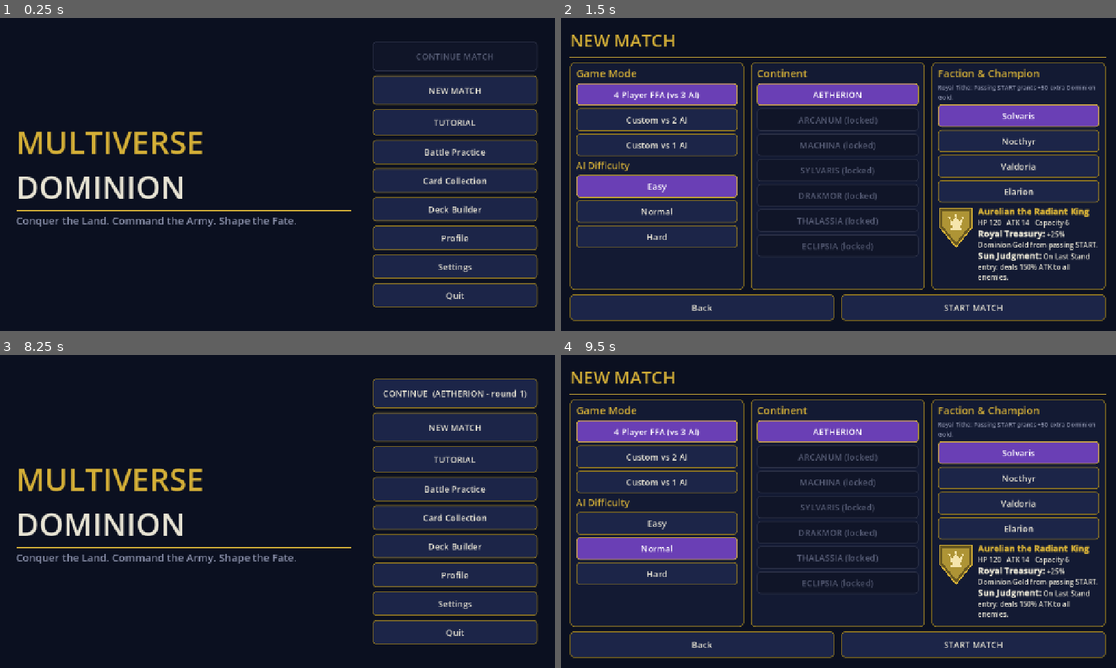
Above: before the commit, frames 1-4 (two rows, left to right).
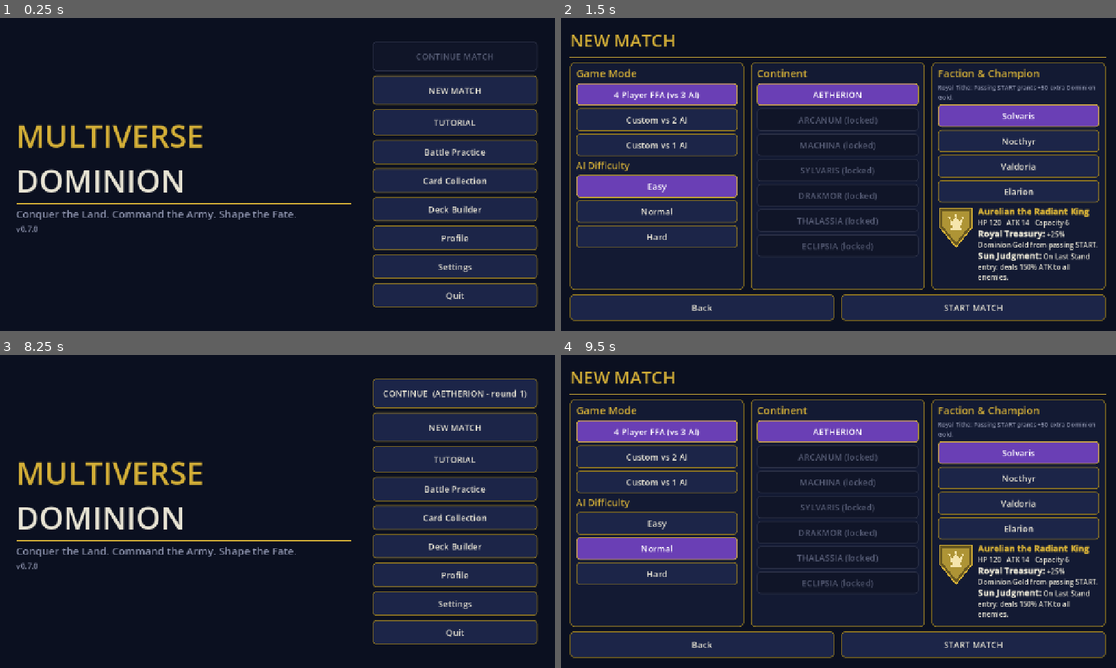
Above: after the commit, the same moments.

Repository: regi4nt/MultiverseDominion
Game: Godot game, scene res://scenes/main_menu/main_menu.tscn
Two runs of this game, one before a commit and one after it. Both use one fixed random seed, a clock stepped at 60 frames per second and the inputs below.
Inputs:
- Up to frame 1 (0.25 s): no input
- Up to frame 2 (1.5 s): click "NEW MATCH" at 0.5 s; click "Easy" at 1.25 s
- Up to frame 3 (8.25 s): click "Easy" at 2 s; click "Normal" at 2.75 s; click "Normal" at 3.5 s; click "START MATCH" at 4.25 s; click "Roll Dice" at 5 s; click "Skip" at 5.75 s; click "End Turn" at 6.5 s; click "Menu" at 7.25 s; click "OK" at 8 s
- Up to frame 4 (9.5 s): click "NEW MATCH" at 8.75 s

The runs differ from the first frame. In frame 1, 4.3% of the frame differs, in the area x 3-64%, y 34-69%; in frame 2, nothing differs; in frame 3, 4.3%; in frame 4, nothing differs.

Commit message:
update

Diff:
--- a/project.godot
+++ b/project.godot
@@ -4,6 +4,7 @@
 [application]
 
 config/name="Multiverse Dominion"
+config/version="0.7.0"
 config/description="Conquer the Land. Command the Army. Shape the Fate."
 run/main_scene="res://scenes/main_menu/main_menu.tscn"
 config/quit_on_go_back=false
--- a/scripts/managers/game_session.gd
+++ b/scripts/managers/game_session.gd
@@ -6,6 +6,7 @@
 var faction_id: String = "solvaris"
 var difficulty: String = "normal"
 var ai_count: int = 3
+var update_checked: bool = false  # the update check runs once per app start
 var resume_match: bool = false  # Main Menu "Continue Match" -> Territory Board loads user://match.json
 
 
--- a/scripts/managers/save_manager.gd
+++ b/scripts/managers/save_manager.gd
@@ -21,7 +21,7 @@
 	return {
 		"version": SAVE_VERSION,
 		"profile": {"name": "Player", "level": 1, "xp": 0, "tutorial_done": false},
-		"settings": {"master_volume": 0.8, "default_difficulty": "normal", "sfx": true},
+		"settings": {"master_volume": 0.8, "default_difficulty": "normal", "sfx": true, "check_updates": true},
 		"campaign": {"progress": 0},  # TODO (Phase 6): Story Campaign
 		"unlocked_continents": ["aetherion"],
 		"unlocked_factions": ["solvaris", "nocthyr", "valdoria", "elarion"],
--- /dev/null
+++ b/scripts/systems/update_check.gd
@@ -0,0 +1,74 @@
+class_name UpdateCheck
+extends Node
+## Checks the latest GitHub Release and tells the main menu when a newer APK exists.
+## Android cannot install an APK silently, so "update" = open the APK download; the user taps the downloaded file.
+## Release asset: MultiverseDominion.apk. Version = ProjectSettings application/config/version (set by CI).
+
+signal update_available(version: String, apk_url: String, notes: String)
+
+const REPO := "regi4nt/MultiverseDominion"
+const API := "https://api.github.com/repos/%s/releases/latest"
+const PAGE := "https://github.com/%s/releases/latest"
+
+var _http: HTTPRequest
+
+
+static func current_version() -> String:
+	return str(ProjectSettings.get_setting("application/config/version", "0.0.0"))
+
+
+## "v0.7.12" -> [0,7,12]; garbage -> [].
+static func parse_version(v: String) -> Array:
+	var s := v.strip_edges().trim_prefix("v").trim_prefix("V")
+	var out := []
+	for part in s.split("."):
+		if not part.is_valid_int():
+			return []
+		out.append(int(part))
+	return out
+
+
+static func is_newer(remote: String, local: String) -> bool:
+	var a := parse_version(remote)
+	var b := parse_version(local)
+	if a.is_empty() or b.is_empty():
+		return false
+	for i in range(maxi(a.size(), b.size())):
+		var x: int = a[i] if i < a.size() else 0
+		var y: int = b[i] if i < b.size() else 0
+		if x != y:
+			return x > y
+	return false
+
+
+## Picks the data we need out of a GitHub "latest release" JSON. Returns {} when there is no usable APK.
+static func parse_release(rel: Variant) -> Dictionary:
+	if not (rel is Dictionary):
+		return {}
+	var url := ""
+	for asset in rel.get("assets", []):
+		if asset is Dictionary and str(asset.get("name", "")).ends_with(".apk"):
+			url = str(asset.get("browser_download_url", ""))
+			break
+	if url == "" or str(rel.get("tag_name", "")) == "":
+		return {}
+	return {"version": str(rel["tag_name"]).trim_prefix("v"), "apk_url": url, "notes": str(rel.get("body", ""))}
+
+
+func check() -> void:
+	_http = HTTPRequest.new()
+	_http.timeout = 10.0
+	add_child(_http)
+	_http.request_completed.connect(_on_done)
+	if _http.request(API % REPO, PackedStringArray(["Accept: application/vnd.github+json", "User-Agent: MultiverseDominion"])) != OK:
+		queue_free()
+
+
+func _on_done(result: int, code: int, _headers: PackedStringArray, body: PackedByteArray) -> void:
+	if result == HTTPRequest.RESULT_SUCCESS and code == 200:
+		var j := JSON.new()
+		if j.parse(body.get_string_from_utf8()) == OK:
+			var rel := parse_release(j.data)
+			if not rel.is_empty() and is_newer(rel["version"], current_version()):
+				update_available.emit(rel["version"], rel["apk_url"], rel["notes"])
+	queue_free()  # any failure (offline, rate limit, no release yet) is silent
--- a/scripts/ui/main_menu.gd
+++ b/scripts/ui/main_menu.gd
@@ -76,6 +76,25 @@
 	_quit_dialog.dialog_text = "Quit Multiverse Dominion?"
 	_quit_dialog.confirmed.connect(func(): get_tree().quit())
 	add_child(_quit_dialog)
+	left.add_child(UiTheme.make_label("v" + UpdateCheck.current_version(), 18, UiTheme.COL_MUTED))
+	if SaveManager.get_setting("check_updates") != false and not GameSession.update_checked and OS.get_name() == "Android":
+		GameSession.update_checked = true
+		var uc := UpdateCheck.new()
+		add_child(uc)
+		uc.update_available.connect(_on_update_available)
+		uc.check()
+
+
+func _on_update_available(version: String, apk_url: String, notes: String) -> void:
+	var dlg := ConfirmationDialog.new()
+	dlg.title = "Update available"
+	dlg.dialog_text = "Version %s is available (you have %s).\nDownload it now? Open the downloaded file to install.\n\n%s" % [
+		version, UpdateCheck.current_version(), notes.left(300)]
+	dlg.ok_button_text = "Download"
+	dlg.cancel_button_text = "Later"
+	dlg.confirmed.connect(func(): OS.shell_open(apk_url))
+	add_child(dlg)
+	dlg.popup_centered(Vector2i(560, 320))
 
 
 func _show_profile() -> void:
--- a/scripts/ui/settings.gd
+++ b/scripts/ui/settings.gd
@@ -31,6 +31,15 @@
 			Sfx.play("coin"))
 	box.add_child(sfx_btn)
 
+	var upd_btn := UiTheme.make_toggle("", ButtonGroup.new(), 52)
+	var upd_on: bool = SaveManager.get_setting("check_updates") != false
+	upd_btn.button_pressed = upd_on
+	upd_btn.text = "Check for updates at start: ON" if upd_on else "Check for updates at start: OFF"
+	upd_btn.toggled.connect(func(on: bool):
+		SaveManager.set_setting("check_updates", on)
+		upd_btn.text = "Check for updates at start: ON" if on else "Check for updates at start: OFF")
+	box.add_child(upd_btn)
+
 	box.add_child(UiTheme.make_label("Default AI difficulty"))
 	var row := HBoxContainer.new()
 	row.add_theme_constant_override("separation", 8)
--- /dev/null
+++ b/tests/update_test.gd
@@ -0,0 +1,32 @@
+extends Node
+## Update checker: version comparison and release JSON parsing (no network).
+## Run: godot --headless --path . res://tests/update_test.tscn
+
+var failures := 0
+
+
+func check(cond: bool, msg: String) -> void:
+	if not cond:
+		failures += 1
+		push_error("FAIL: " + msg)
+	else:
+		print("ok  - ", msg)
+
+
+func _ready() -> void:
+	check(UpdateCheck.is_newer("0.7.10", "0.7.9"), "0.7.10 > 0.7.9 (numeric, not text)")
+	check(UpdateCheck.is_newer("v0.8.0", "0.7.99"), "v prefix and minor bump")
+	check(not UpdateCheck.is_newer("0.7.9", "0.7.9"), "same version is not an update")
+	check(not UpdateCheck.is_newer("0.7.1", "0.7.9"), "older is not an update")
+	check(not UpdateCheck.is_newer("latest", "0.7.9"), "garbage version ignored")
+	check(UpdateCheck.is_newer("1.0", "0.9.9"), "different length")
+	check(UpdateCheck.current_version() != "", "app has a version: " + UpdateCheck.current_version())
+	var rel := {"tag_name": "v0.7.5", "body": "notes", "assets": [
+		{"name": "MultiverseDominion.aab", "browser_download_url": "https://x/a.aab"},
+		{"name": "MultiverseDominion.apk", "browser_download_url": "https://x/a.apk"}]}
+	var p := UpdateCheck.parse_release(rel)
+	check(p.get("version", "") == "0.7.5" and p.get("apk_url", "") == "https://x/a.apk", "release parsed, APK picked over AAB")
+	check(UpdateCheck.parse_release({"tag_name": "v1", "assets": []}).is_empty(), "release without APK ignored")
+	check(UpdateCheck.parse_release("nope").is_empty(), "non-object ignored")
+	print("UPDATE TEST RESULT: ", "PASS" if failures == 0 else "FAIL (%d)" % failures)
+	get_tree().quit(0 if failures == 0 else 1)
--- /dev/null
+++ b/tests/update_test.tscn
@@ -0,0 +1,6 @@
+[gd_scene load_steps=2 format=3]
+
+[ext_resource type="Script" path="res://tests/update_test.gd" id="1"]
+
+[node name="UpdateTest" type="Node"]
+script = ExtResource("1")
Not shown, changed: export_presets.cfg
Not shown, added: scripts/systems/update_check.gd.uid
Not shown, added: tests/update_test.gd.uid
Not shown, changed: BUILD_ANDROID.md
Not shown, changed: tools/run_tests.sh
